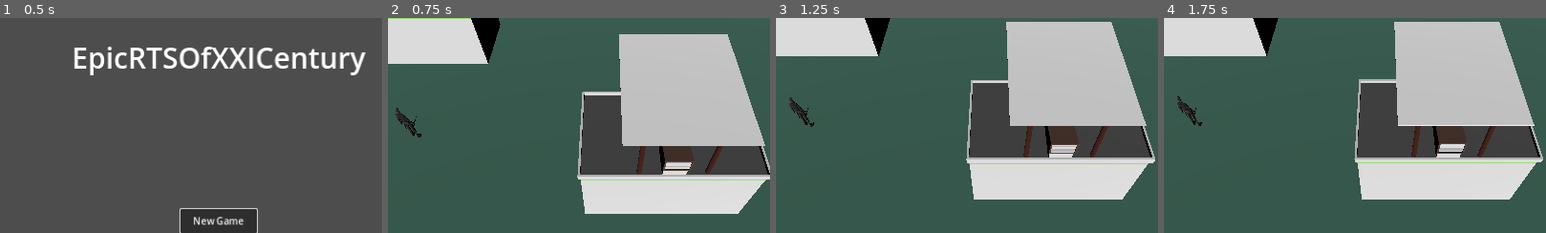
Above: before the commit, frames 1-4 (left to right).
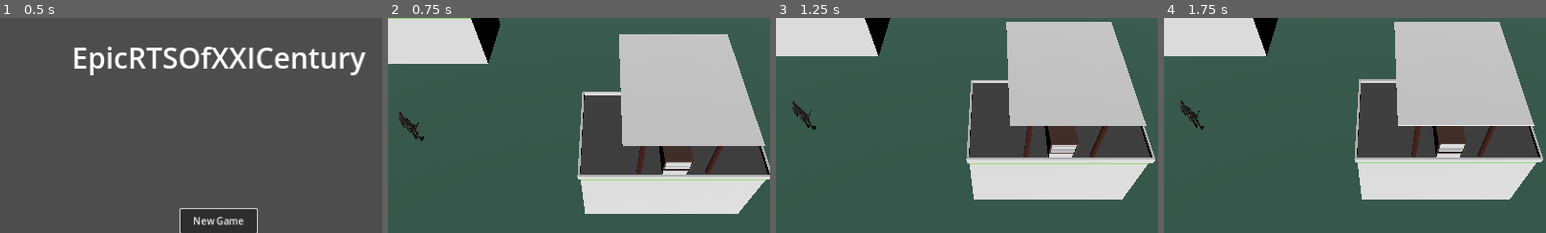
Above: after the commit, the same moments.

Repository: andrijzyn/The-Undefinders
Game: Godot game, scene res://addons/maaacks_game_template/base/scenes/menus/main_menu/main_menu.tscn
Two runs of this game, one before a commit and one after it. Both use one fixed random seed, a clock stepped at 60 frames per second and the inputs below.
Inputs (mouse positions are % of the whole screen's width and height, from its top left):
- Up to frame 1 (0.5 s): no input
- Up to frame 2 (0.75 s): click "New Game" at 0.5 s
- Up to frame 3 (1.25 s): no input
- Up to frame 4 (1.75 s): tap Enter (ui_accept) at 1.25, 1.52 s; move the mouse to (72, 45) at 1.27 s; hold Right (ui_right) from 1.28 s (still down); hold Shift (MULTI_SELECT) from 1.28 s (still down); right-click (72, 45) at 1.35 s; click (72, 45) at 1.42 s
The pictures show only the part of the screen within x 21-71%, y 0-50%; the shares and areas given below are measured in that part.

Frame 1 is identical in both runs. In frame 2, 0.2% of the frame differs, in the area x 2-10%, y 41-58%; in frame 3, 0.2%; in frame 4, 0.2%.
Error after the commit: Parse Error: Could not resolve class "MovableUnit". (res://entities/Units/USA/Infantry/Soldier/soldier.gd:2)

Commit message:
Update MovableUnit.gd

Diff:
--- a/shared/AbstractClasses/MovableUnit.gd
+++ b/shared/AbstractClasses/MovableUnit.gd
@@ -58,16 +58,22 @@
 
 func handle_input():
 	if isSelected:
-		if Input.is_action_just_pressed("CONTEXT"):
+		# Right-click handling
+		if Input.is_action_just_pressed("RIGHT_MOUSE_BUTTON"):
 			if Input.is_action_pressed("ROTATE"):
 				start_rotate_order()
 			elif Input.is_action_pressed("PATROL"):
-				start_patrol_order()
+				staratrol_order()
+			#elif Input.is_action_pressed("ATTACK"):  # Example of adding another action
+				#start_attack_order()  # Example function for attack
 			else:
 				start_move_order()
 
+		# Abort handling
 		if Input.is_action_just_pressed("ABORT"):
 			abort_order()
+
+		# Optional: Handle other commands or key combinations here if needed.
 
 func start_rotate_order():
 	var targetLocation = RaycastHandler.getRaycastResultPosition(mainCamera)
@@ -78,7 +84,7 @@
 
 func start_move_order():
 	var targetLocation = RaycastHandler.getRaycastResultPosition(mainCamera)
-	if not Input.is_action_pressed("shift"):
+	if not Input.is_action_pressed("MULTI_SELECT"):
 		waypointQueue.clear()
 		velocity = Vector3.ZERO
 	waypointQueue.append(targetLocation)
@@ -87,7 +93,7 @@
 
 func start_patrol_order():
 	var targetLocation = RaycastHandler.getRaycastResultPosition(mainCamera)
-	if Input.is_action_pressed("shift"):
+	if Input.is_action_pressed("MULTI_SELECT"):
 		if patrolPoints.is_empty():
 			patrolPoints.append(global_position)
 		patrolPoints.append(targetLocation)
